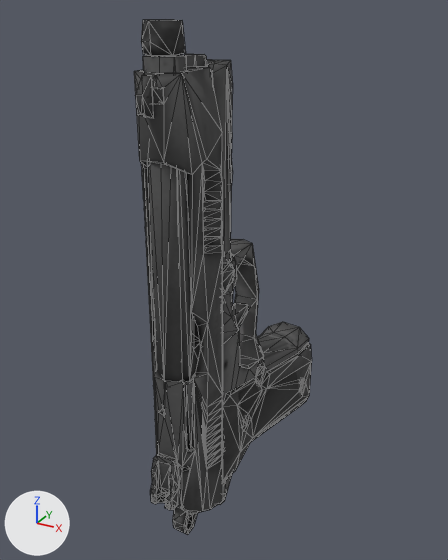
One commit to the FBX model HFO/Contents/mods/HFO/media/models_X/weapons/firearm/Handgun03NoMag.fbx: the scene before it, then after it.
One viewpoint serves both versions: a 50 mm lens placed at (0.000991, -0.001775, 0.001698), pointed at (-0.00004, 0.000099, 0.000761). Arrows for +X, +Y and +Z are at lower left; the lights stay in place. Mesh edges are drawn as thin lines. Where no turn or scale is listed for an object, it has been applied to the vertices. Vertices at the same position are counted once.

In view in the first picture: 'Handgun03'.
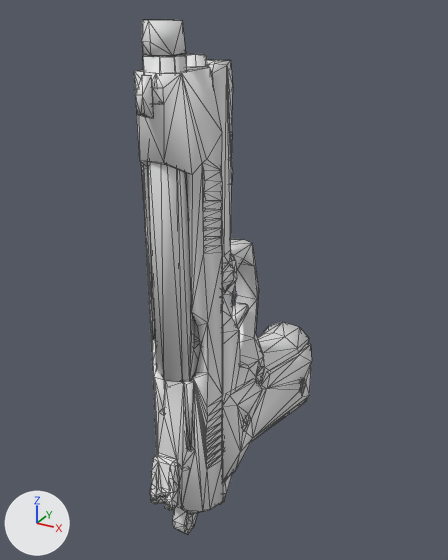
Pixel boxes (x1, y1, x2, y2) of what changed, in the pictures (448 x 560 px; the box of a moved part takes in the faces that stretch with it):
part 1 of me_handgun03, moved or reshaped: (152, 55, 310, 497) in both
part 2 of me_handgun03, recoloured: (134, 20, 312, 534) in both

Diff of the bpy script that builds the scene:
```diff
--- a/HFO/Contents/mods/HFO/media/models_X/weapons/firearm/Handgun03NoMag.fbx.py
+++ b/HFO/Contents/mods/HFO/media/models_X/weapons/firearm/Handgun03NoMag.fbx.py
@@ me_handgun03 @@
 # used by ob_handgun03; location = (0.0, 0.0, 0.0)
-me_handgun03.from_pydata(...)  # 1348 vertices, 2484 faces; spans x -0.00016..0.00014, y -0.00043..0.00066, z -0.00014..0.00167
+me_handgun03.from_pydata(...)  # 1342 vertices, 2534 faces; spans x -0.00016..0.00014, y -0.00043..0.00066, z -0.00014..0.00167
+# me_handgun03 part 1
+# 6 vertices are removed from x -0.00005..0.00005, y -0.00036..-0.00027, z 0.00025..0.00158
+# 218 faces are deleted
+# 268 new faces join them
+# me_handgun03 part 2: 2270 faces spanning x -0.00016..0.00014, y -0.00043..0.00066, z -0.00014..0.00167 switch from mat_handgun03 (picture img_handgun03_png) to no material
```
